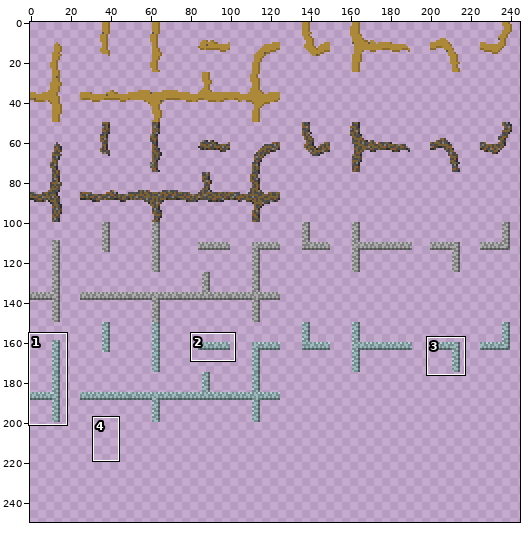
Two states of a sprite sheet, assets/icons/roadicons.png. The picture above shows the old version from afar; the outline marks the close-up.
Close-up. Before the edit:
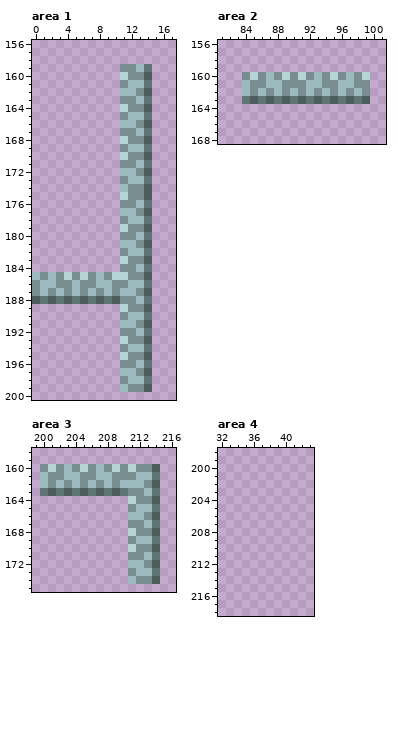
The file is 500x500 pixels, drawn in blocks of 2x2; one block is one cell here. Colours within 5 levels of each other are drawn and written as one. Shown: area 1: x 0..17, y 156..200; area 2: x 81..101, y 156..168; area 3: x 199..216, y 158..175; area 4: x 32..43, y 198..218. The wide view leaves out empty margins. The commit also changed other parts of the picture, which this record leaves out.
The result:
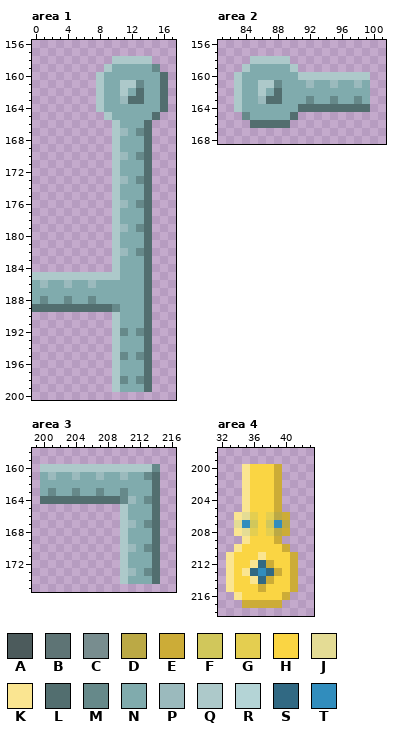
Palette (. is transparent): A #4c5b5c  B #5e7475  C #788d8f  D #bba945  E #ccac37  F #d1c75b  G #e4ce50  H #fad543  J #e4dc95  K #fae591  L #526e6f  M #66898a  N #80abad  P #9bbabd  Q #adc9ca  R #b4d4d6  S #316983  T #318dbd
Change:
Area 1:
y 158: x 10..14 ..... -> QQQQQ
y 159: x 9..15 ..CCPB. -> QNNNNNM
y 160: x 8..16 ...RCCA.. -> QNNNNNNNL
y 161: x 8..16 ...CPPB.. -> QNNQQMNNL
y 162: x 8..16 ...PPCA.. -> QNNQNLNNL
y 163: x 8..16 ...CCPB.. -> QNNPLLNNL
y 164: x 8..16 ...RCCA.. -> QNNNNNNNL
y 165: x 9..15 ..CPPB. -> QNNNNNL
y 166: x 10..14 .PPCA -> QNNNL
y 167: x 10..14 .CCPB -> QPNML
y 168: x 10..14 .RCCA -> QNNNL
y 169: x 10..14 .CPPB -> QNNNL
y 170: x 10..14 .RCCA -> QPNML
y 171: x 10..14 .CCPB -> QNNNL
y 172: x 10..14 .PPCA -> QNNNL
y 173: x 10..14 .CPPB -> QPNML
y 174: x 10..14 .PCCA -> QNNNL
y 175: x 10..14 .RCCA -> QNNNL
y 176: x 10..14 .CCPB -> QPNML
y 177: x 10..14 .PPCA -> QNNNL
y 178: x 10..14 .CPPB -> QNNNL
y 179: x 10..14 .RCCA -> QPNML
y 180: x 10..14 .CCPB -> QNNNL
y 181: x 10..14 .PPCA -> QNNNL
y 182: x 10..14 .CPPB -> QPNML
y 183: x 10..14 .RCCA -> QNNNL
y 184: x 10..14 .CCPB -> QNNNL
y 185: x 0..14 PCPCRCRCPCRRCCA -> QQQQQQQQQQQNNNL
y 186: x 0 C -> N; x 2..14 PCCPCCPPCCPPB -> NNPNNPNNNNNNL
y 187: x 0..14 CPCPCPCPCPCPPCA -> NNNNNNNNNNNNNNL
y 188: x 0..14 ABABABABABACCPB -> NMNNMNNMNNNNNNL
y 189: x 0..14 ...........RCCA -> LLLLLLLLLLMNNNL
y 190: x 10..14 .CPPB -> QNNNL
y 191: x 10..14 .PPCA -> QNNNL
y 192: x 10..14 .CCPB -> QMNML
y 193: x 10..14 .RCCA -> QNNNL
y 194: x 10..14 .CPPB -> QNNNL
y 195: x 10..14 .RCCA -> QMNML
y 196: x 10..14 .CCPB -> QNNNL
y 197: x 10..14 .PPCA -> QNNNL
y 198: x 10..14 .CPPB -> QMNML
y 199: x 10..14 .PCCA -> QNNNL
Area 2:
y 158: x 85..89 ..... -> QQQQQ
y 159: x 84..90 ....... -> QNNNNNQ
y 160: x 83..99 .CRCPCRCRCPCRCPCR -> QNNNNNNNQQQQQQQQQ
y 161: x 83..91 .PCCPPCCC -> QNNQQMNNN; x 93..99 PCCPPCC -> NNPNNPN
y 162: x 83..99 .PCPCPCPCPCPCPCPC -> QNNQNLNNNNNNNNNNN
y 163: x 83..99 .BABABABABABABABA -> QNNPLLNNNMNNMNNMN
y 164: x 83..99 ................. -> QNNNNNNNLLLLLLLLL
y 165: x 84..90 ....... -> MNNNNNL
y 166: x 85..89 ..... -> LLLLL
Area 3:
y 160: x 200..214 CRCPCRCPCRCRCCA -> QQQQQQQQQQQQQQM
y 161: x 200..203 PCCP -> NPNN; x 205..206 CC -> NN; x 208..214 PCCCPPB -> NNPNNML
y 162: x 200..214 PCPCPCPCPCPPPCA -> NNNNNNNNNNNNNNL
y 163: x 200..214 BABABABABABCCPB -> NMNNMNNMNNMNNNL
y 164: x 200..214 ...........RCCA -> LLLLLLLLLLMPNML
y 165: x 210..214 .CPPB -> QNNNL
y 166: x 210..214 .PPCA -> QNNNL
y 167: x 210..214 .CCPB -> QPNML
y 168: x 210..214 .RCCA -> QNNNL
y 169: x 210..214 .CPPB -> QNNNL
y 170: x 210..214 .RCCA -> QPNML
y 171: x 210..214 .CCPB -> QNNNL
y 172: x 210..214 .PPCA -> QNNNL
y 173: x 210..214 .CPPB -> QPNML
y 174: x 210..214 .PCCA -> QNNNL
Area 4:
y 200..205: x 35..39 ..... -> KHHHE
y 206: x 34..40 ....... -> KJGHGDE
y 207: x 34..40 ....... -> JTFHFTD
y 208: x 34..40 ....... -> KJGHGDE
y 209: x 35..39 ..... -> KHHHE
y 210: x 34..40 ....... -> KHHHHHE
y 211: x 33..41 ......... -> KHHHKHHHE
y 212: x 33..41 ......... -> KHHKSEHHE
y 213: x 33..41 ......... -> KHKSTSEHE
y 214: x 33..41 ......... -> KHHKSEHHE
y 215: x 33..41 ......... -> KHHHEHHHE
y 216: x 34..40 ....... -> KHHHHHE
y 217: x 35..39 ..... -> EEEEE
